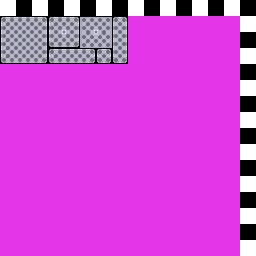
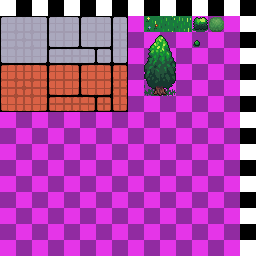
Before/after of a 256px x 256px layered artwork. What changed in the layer stack:
removed layer "Paint Layer 1 Merged" over [0, 16, 240, 256]
removed layer "Background" over [0, 16, 240, 256]
added layer "Fondo Fusionadas Merged" above "Background Merged" over [0, 16, 240, 256]
added layer "Background Merged" over [0, 16, 240, 256]
